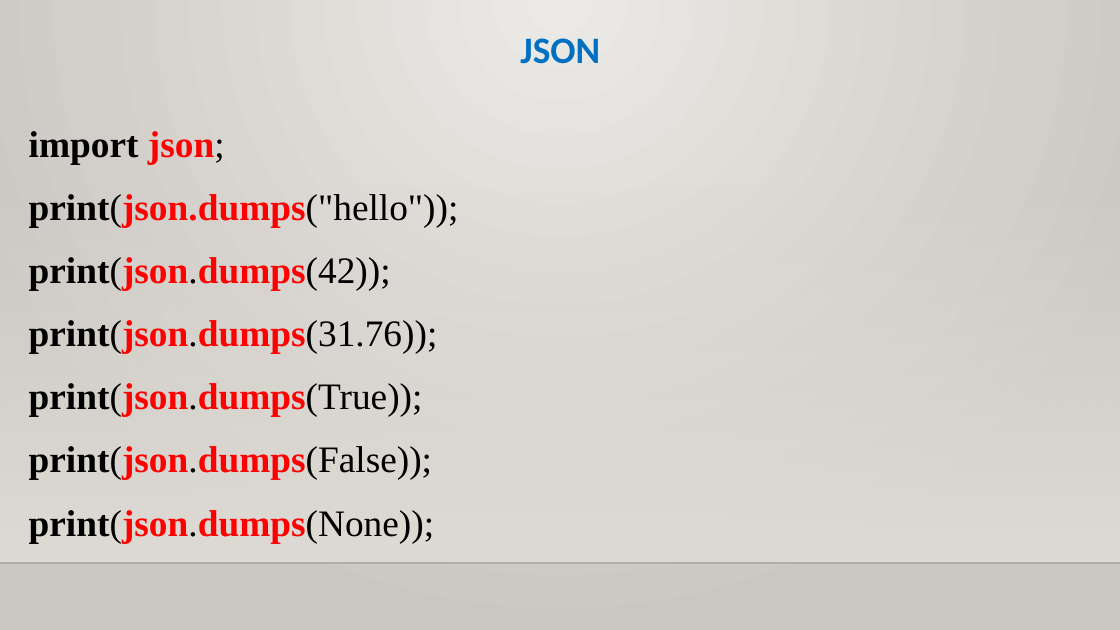
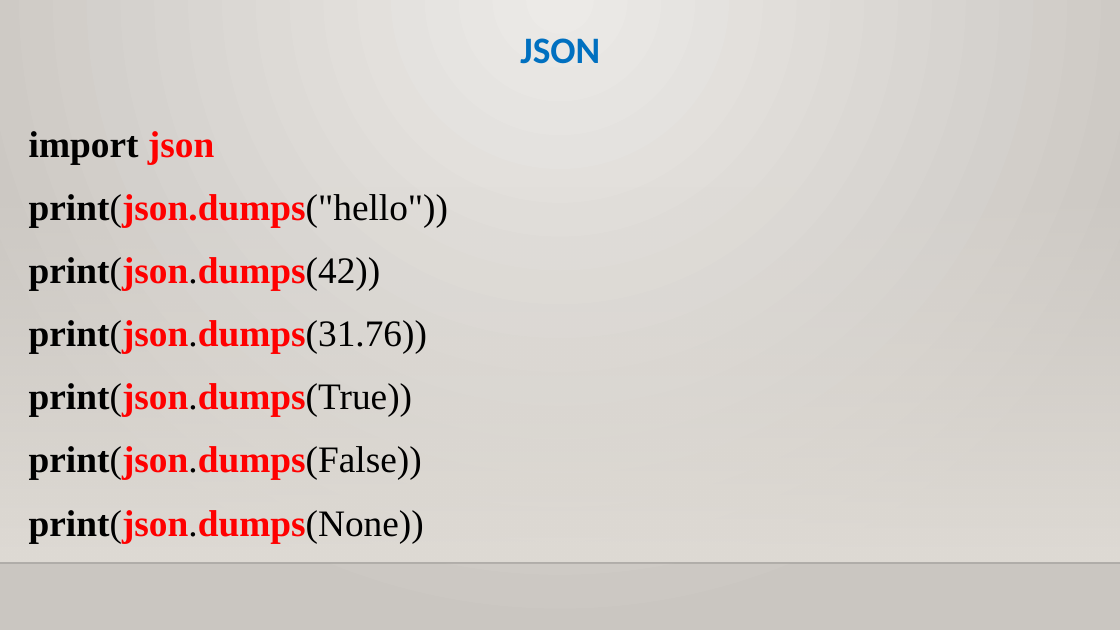
Before and after one commit to CloudEducationBrazil/WydenPythonParadigmas, a slide deck: slide 7 of 01 Classes/Aula 10 Programação Python - Arquivos e JSON.pptx. Drawn at 1120x630 pixels with LibreOffice and Linux fonts; fonts in the diff are those of the drawing; background and template pictures are left out. Boxes give left, top, right and bottom in pixels: in the first picture for what was removed or moved away, otherwise in the second. Text is boxed around its words. In the diff, an @@ line names an element or a change of style, - is before the commit and + after.

```diff
--- a/01 Classes/Aula 10 Programação Python - Arquivos e JSON.pptx
+++ b/01 Classes/Aula 10 Programação Python - Arquivos e JSON.pptx
@@ text at (29, 131, 448, 543): text changed @@
-import json;
-print(json.dumps("hello"));
-print(json.dumps(42));
-print(json.dumps(31.76));
-print(json.dumps(True));
-print(json.dumps(False));
-print(json.dumps(None));
+import json
+print(json.dumps("hello"))
+print(json.dumps(42))
+print(json.dumps(31.76))
+print(json.dumps(True))
+print(json.dumps(False))
+print(json.dumps(None))
```
Also in this commit, not shown: 14 other slides changed, 1 slide removed, 8 other files.
